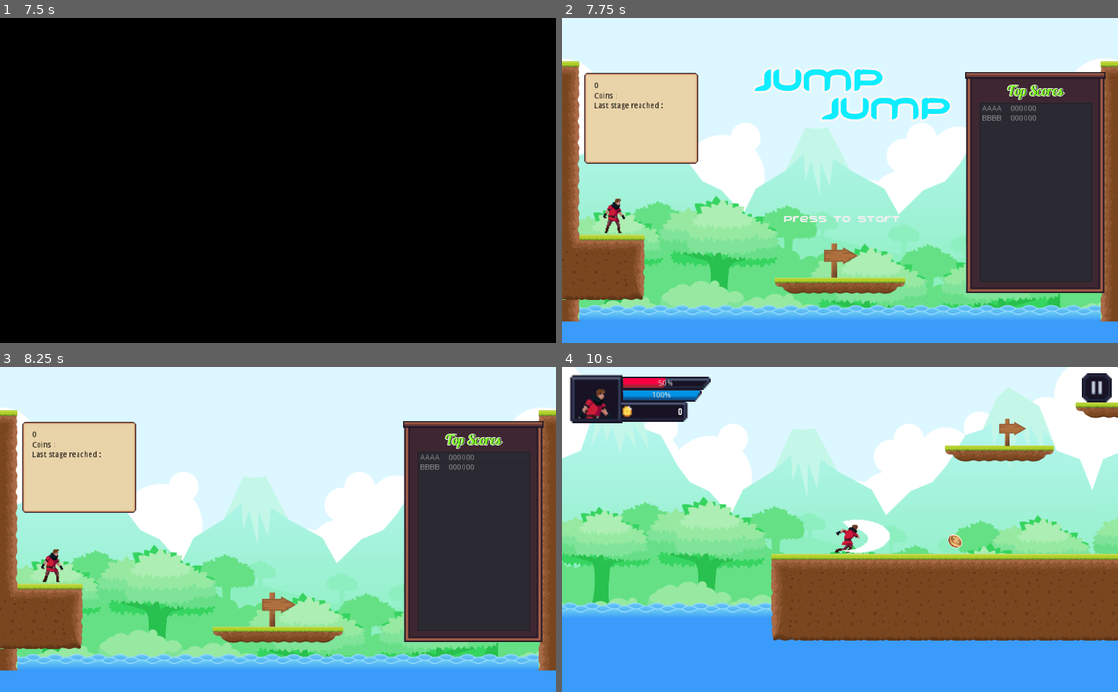
Above: before the commit, frames 1-4 (two rows, left to right).
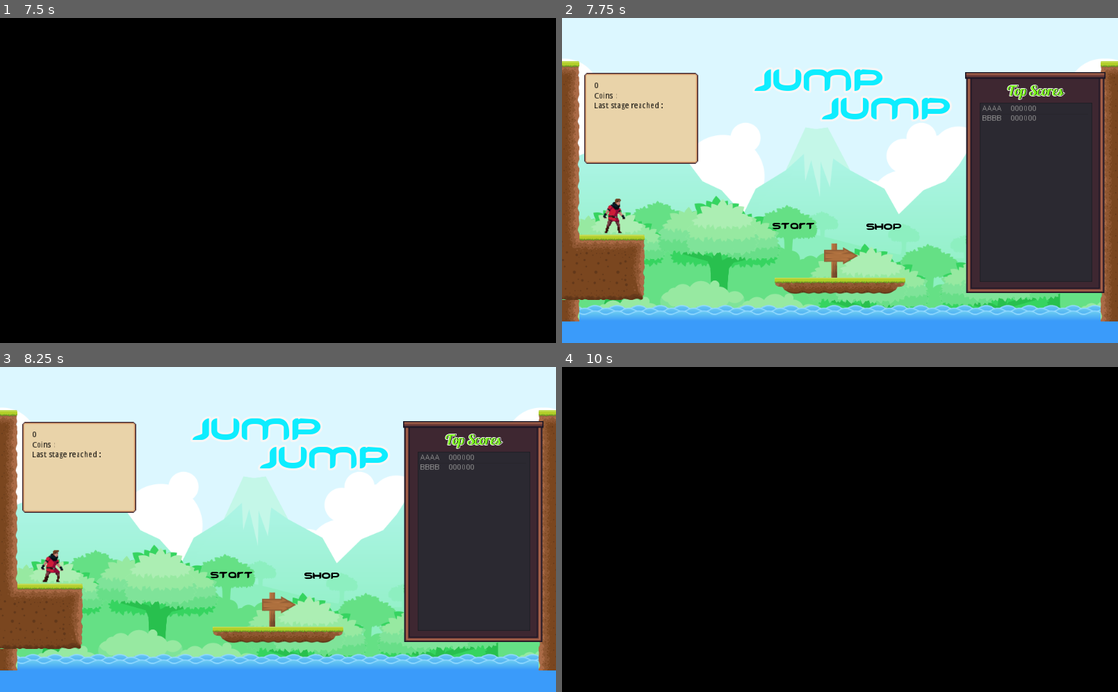
Above: after the commit, the same moments.

Repository: cyrus1127/gameDemo_jumpjump
Game: Godot game, scene res://scenes/main.tscn
The game is run twice, just before and just after one commit, with the same random seed, the same clock (stepped at 60 frames per second) and the same inputs.
Inputs (mouse positions are in pixels of both pictures, inside the frame that each line leads up to):
- Up to frame 1 (7.5 s): tap Enter at 0.5, 5.75 s; move the mouse to (400, 164) at 0.52 s; hold Right (ui_right) 0.53-1.25 s; hold Space (ui_select) 0.53-1.25 s; click (400, 164) at 0.67 s; drag from (166, 196) to (250, 245) at 1.27 s; move the mouse to (333, 109) at 2.02 s; hold Left (ui_left) 2.03-2.75 s; hold Space (ui_select) 2.03-2.75 s; click (333, 109) at 2.17 s; drag from (250, 245) to (111, 131) at 2.77 s; move the mouse to (444, 229) at 3.52 s; hold Right (ui_right) 3.53-4.25 s; hold Space (ui_select) 3.53-4.25 s; click (444, 229) at 3.67 s; drag from (111, 131) to (194, 99) at 4.27 s; tap Space (ui_select) at 5, 6.5 s; move the mouse to (305, 180) at 5.02 s; hold Right (ui_right) 5.03-5.75 s; hold Space (ui_select) 5.03-5.75 s; click (305, 180) at 5.17 s; drag from (194, 99) to (166, 196) at 5.77 s; move the mouse to (400, 164) at 6.52 s; hold Left (ui_left) 6.53-7.25 s; hold Space (ui_select) 6.53-7.25 s; click (400, 164) at 6.67 s; drag from (166, 196) to (50, 216) at 7.27 s
- Up to frame 2 (7.75 s): no input
- Up to frame 3 (8.25 s): click (278, 607) at 8 s
- Up to frame 4 (10 s): click (884, 575) at 8.75 s, where only the run after the commit has a clickable "Shop"; tap Enter at 9.5 s; move the mouse to (895, 458) at 9.52 s; hold Right (ui_right) from 9.53 s (still down); hold Space (ui_select) from 9.53 s (still down); click (895, 458) at 9.67 s

Frame 1 is identical in both runs. In frame 2, 0.4% of the frame differs, in the area x 37-62%, y 60-66%; in frame 3, 2.6%; in frame 4, 100%, in the area x 0-100%, y 0-100%.

Commit message:
implement item buy and use

Diff:
--- a/scenes/GUI/HUD.tscn
+++ b/scenes/GUI/HUD.tscn
@@ -15,23 +15,22 @@
 font_data = ExtResource( 3 )
 fallback/0 = ExtResource( 1 )
 
-[sub_resource type="StyleBoxEmpty" id=11]
-
-[sub_resource type="StyleBoxEmpty" id=12]
-
-[sub_resource type="StyleBoxEmpty" id=9]
-
-[sub_resource type="DynamicFont" id=10]
+[sub_resource type="StyleBoxEmpty" id=2]
+
+[sub_resource type="StyleBoxEmpty" id=3]
+
+[sub_resource type="StyleBoxEmpty" id=4]
+
+[sub_resource type="DynamicFont" id=5]
 size = 24
 font_data = ExtResource( 7 )
 
-[sub_resource type="InputEventAction" id=2]
-action = "ui_select"
-
-[sub_resource type="ShortCut" id=3]
-shortcut = SubResource( 2 )
-
-[sub_resource type="DynamicFont" id=4]
+[sub_resource type="InputEventAction" id=6]
+
+[sub_resource type="ShortCut" id=7]
+shortcut = SubResource( 6 )
+
+[sub_resource type="DynamicFont" id=8]
 size = 26
 outline_size = 1
 font_data = ExtResource( 4 )
@@ -86,21 +85,44 @@
 anchor_top = 0.5
 anchor_right = 0.5
 anchor_bottom = 0.5
-margin_left = -503.0
-margin_top = -133.0
-margin_right = 513.0
-margin_bottom = 277.0
-custom_styles/hover = SubResource( 11 )
-custom_styles/pressed = SubResource( 12 )
-custom_styles/normal = SubResource( 9 )
-custom_fonts/font = SubResource( 10 )
+margin_left = -151.624
+margin_top = -120.0
+margin_right = -16.6243
+margin_bottom = 290.0
+custom_styles/hover = SubResource( 2 )
+custom_styles/pressed = SubResource( 3 )
+custom_styles/normal = SubResource( 4 )
+custom_fonts/font = SubResource( 5 )
 custom_colors/font_color = Color( 0, 0, 0, 1 )
 shortcut_in_tooltip = false
 action_mode = 0
-shortcut = SubResource( 3 )
-text = "< Press to start >"
-__meta__ = {
-"_edit_lock_": true,
+shortcut = SubResource( 7 )
+text = "Start"
+clip_text = true
+__meta__ = {
+"_edit_use_anchors_": false
+}
+
+[node name="btn_shop" type="Button" parent="."]
+anchor_left = 0.5
+anchor_top = 0.5
+anchor_right = 0.5
+anchor_bottom = 0.5
+margin_left = 15.0
+margin_top = -119.0
+margin_right = 147.0
+margin_bottom = 291.0
+custom_styles/hover = SubResource( 2 )
+custom_styles/pressed = SubResource( 3 )
+custom_styles/normal = SubResource( 4 )
+custom_fonts/font = SubResource( 5 )
+custom_colors/font_color = Color( 0, 0, 0, 1 )
+shortcut_in_tooltip = false
+action_mode = 0
+shortcut = SubResource( 7 )
+text = "Shop"
+clip_text = true
+__meta__ = {
 "_edit_use_anchors_": false
 }
 
@@ -204,3 +226,4 @@
 }
 [connection signal="timeout" from="Timer_msg" to="." method="_on_Timer_msg_timeout"]
 [connection signal="pressed" from="btn_start" to="." method="_on_btn_start_pressed"]
+[connection signal="pressed" from="btn_shop" to="." method="_on_btn_shop_pressed"]
--- a/scenes/GUI/HUD_characterInfo.gd
+++ b/scenes/GUI/HUD_characterInfo.gd
@@ -5,19 +5,90 @@
 # Declare member variables here. Examples:
 # var a = 2
 # var b = "text"
-
+enum CateType{
+	Recover,
+	Equipment,
+	All
+}
+var itemIndex = 0
 
 # Called when the node enters the scene tree for the first time.
 func _ready():
+	update()
+
 	pass # Replace with function body.
-
 
 # Called every frame. 'delta' is the elapsed time since the previous frame.
 #func _process(delta):
 #	pass
+func update():
+	changeListedItem(CateType.Recover)
+	# load player backpack records
+	print("itme count : " + str(GLOBAL.playerData.items.size()))
+	if GLOBAL.playerData.items:
+		$item_info_rect/ScrollContainer/VScrollBar/ItemList.select(0)
+		_on_ItemList_item_selected(0)
+		itemIndex = 0
+	else:
+		$Control/lbl_name.text = "---"
+		$Control/lbl_name2.text = "---"
+
+	pass
+
+func getItems() -> Array:
+	var allItems := GLOBAL.playerData.items as Array
+	return allItems
+
+func changeListedItem(n_type : int):
+	#do clear all existing development items from list before add new
+	$item_info_rect/ScrollContainer/VScrollBar/ItemList.clear()
+
+	#load item list
+	var imagePath = "res://res/Texture/Food/"
+	var imageExtension = ".png"
+	var allItems = getItems()
+	if allItems:
+		for nItem in allItems:
+			#{  "name": "Wine 2", "detail":"this is food. Recover SP 20", "price": 17,  "type": "Recover", "recoverType":"sp", "value":20 , "amt":0}
+			imagePath = "res://res/Texture/Food/"
+			if nItem.type == "Equipment":
+				imagePath = "res://res/Texture/Equipment/"
+			elif nItem.type == "Weapon":
+				imagePath = "res://res/Texture/Weapon & Tool/"
+
+			var texturePath = imagePath + nItem.name + imageExtension
+			var texture = load(texturePath)
+			var amt = nItem.amt
+			$item_info_rect/ScrollContainer/VScrollBar/ItemList.add_item("x"+str(amt), texture ,true)
+
+	pass
 
 
 func _on_TextureButton_pressed():
 	emit_signal("closed")
 	hide()
 	pass # Replace with function body.
+
+
+func _on_ItemList_item_selected(index):
+	itemIndex = index
+
+	var allItems = getItems()
+	if allItems && itemIndex < allItems.size():
+		$Control/lbl_name.text = allItems[itemIndex].name
+		$Control/lbl_name2.text = allItems[itemIndex].detail
+
+	pass # Replace with function body.
+
+func _on_btn_use_button_down():
+	var allItems = getItems()
+	if allItems:
+		var curAmt = allItems[itemIndex].amt
+		if curAmt - 1 == 0:
+			allItems.remove(itemIndex)
+			itemIndex = 0 #reset the selected index
+		else:
+			allItems[itemIndex].amt -= 1
+		GLOBAL.change_sfx("fooditemUse")
+		update()
+	pass # Replace with function body.
--- a/scenes/GUI/HUD_characterInfo.tscn
+++ b/scenes/GUI/HUD_characterInfo.tscn
@@ -20,6 +20,16 @@
 [ext_resource path="res://res/GUI_set_0/imgs/board&bar/bar_fill_blue.png" type="Texture" id=18]
 [ext_resource path="res://res/GUI_set_0/imgs/buttons/btn_S_pressed.png" type="Texture" id=19]
 [ext_resource path="res://res/GUI_set_0/imgs/buttons/btn_S_off.png" type="Texture" id=20]
+[ext_resource path="res://fonts/norwester.otf" type="DynamicFontData" id=21]
+
+[sub_resource type="StyleBoxFlat" id=9]
+bg_color = Color( 0, 0, 0, 1 )
+
+[sub_resource type="DynamicFont" id=8]
+size = 10
+use_filter = true
+extra_spacing_top = -5
+font_data = ExtResource( 21 )
 
 [sub_resource type="StyleBoxFlat" id=1]
 bg_color = Color( 0.141176, 0.870588, 0.0823529, 1 )
@@ -49,6 +59,18 @@
 texture = ExtResource( 18 )
 region_rect = Rect2( 0, 0, 42, 3 )
 
+[sub_resource type="DynamicFont" id=5]
+size = 30
+font_data = ExtResource( 21 )
+
+[sub_resource type="DynamicFont" id=6]
+size = 20
+font_data = ExtResource( 21 )
+
+[sub_resource type="DynamicFont" id=7]
+size = 20
+font_data = ExtResource( 21 )
+
 [node name="HUD_node_characterInfo" type="Node2D"]
 script = ExtResource( 1 )
 
@@ -129,17 +151,33 @@
 "_edit_use_anchors_": false
 }
 
-[node name="ItemList" type="ItemList" parent="item_info_rect"]
-margin_left = 15.1456
-margin_top = 18.4902
-margin_right = 113.146
-margin_bottom = 76.4902
-items = [ "", ExtResource( 13 ), false, "", ExtResource( 14 ), false ]
-auto_height = true
+[node name="ScrollContainer" type="ScrollContainer" parent="item_info_rect"]
+margin_left = 37.0
+margin_top = 19.0
+margin_right = 194.0
+margin_bottom = 140.0
+rect_scale = Vector2( 0.5, 0.5 )
+mouse_filter = 2
+custom_styles/bg = SubResource( 9 )
+follow_focus = true
+scroll_horizontal_enabled = false
+__meta__ = {
+"_edit_use_anchors_": false
+}
+
+[node name="VScrollBar" type="VScrollBar" parent="item_info_rect/ScrollContainer"]
+margin_right = 12.0
+margin_bottom = 12.0
+
+[node name="ItemList" type="ItemList" parent="item_info_rect/ScrollContainer/VScrollBar"]
+margin_right = 157.0
+margin_bottom = 122.0
+custom_fonts/font = SubResource( 8 )
+items = [ "x1", ExtResource( 13 ), false, "x2", ExtResource( 14 ), false ]
 max_columns = 4
 same_column_width = true
-fixed_column_width = 15
-icon_scale = 0.5
+fixed_column_width = 30
+icon_mode = 0
 __meta__ = {
 "_edit_use_anchors_": false
 }
@@ -156,10 +194,19 @@
 patch_margin_right = 15
 patch_margin_bottom = 15
 __meta__ = {
+"_edit_lock_": true,
 "_edit_use_anchors_": false
 }
 
 [node name="KinematicBody2D" parent="user_info_rect" instance=ExtResource( 16 )]
+position = Vector2( 19.3201, 23.1349 )
+scale = Vector2( 0.5, 0.5 )
+z_index = 1
+speed = 0
+jump_speed = 0
+gravity = 0
+
+[node name="KinematicBody2D2" parent="user_info_rect" instance=ExtResource( 16 )]
 position = Vector2( 19.3201, 23.1349 )
 scale = Vector2( 0.5, 0.5 )
 z_index = 1
@@ -376,4 +423,57 @@
 __meta__ = {
 "_edit_use_anchors_": false
 }
+
+[node name="Control" type="Control" parent="."]
+margin_right = 40.0
+margin_bottom = 40.0
+__meta__ = {
+"_edit_use_anchors_": false
+}
+
+[node name="lbl_name" type="Label" parent="Control"]
+margin_left = 378.227
+margin_top = 213.297
+margin_right = 418.227
+margin_bottom = 227.297
+custom_fonts/font = SubResource( 5 )
+text = "XXXXX	"
+
+[node name="lbl_name2" type="Label" parent="Control"]
+margin_left = 377.0
+margin_top = 252.0
+margin_right = 521.0
+margin_bottom = 367.0
+custom_fonts/font = SubResource( 6 )
+text = "XXXXXX"
+autowrap = true
+__meta__ = {
+"_edit_use_anchors_": false
+}
+
+[node name="btn_use" type="TextureButton" parent="Control"]
+margin_left = 395.639
+margin_top = 424.176
+margin_right = 505.639
+margin_bottom = 464.176
+texture_normal = ExtResource( 8 )
+texture_pressed = ExtResource( 6 )
+expand = true
+__meta__ = {
+"_edit_use_anchors_": false
+}
+
+[node name="lbl_" type="Label" parent="Control/btn_use"]
+margin_right = 110.0
+margin_bottom = 32.0
+custom_fonts/font = SubResource( 7 )
+text = "Use"
+align = 1
+valign = 1
+__meta__ = {
+"_edit_lock_": true,
+"_edit_use_anchors_": false
+}
+[connection signal="item_selected" from="item_info_rect/ScrollContainer/VScrollBar/ItemList" to="." method="_on_ItemList_item_selected"]
 [connection signal="pressed" from="TextureButton" to="." method="_on_TextureButton_pressed"]
+[connection signal="button_down" from="Control/btn_use" to="." method="_on_btn_use_button_down"]
--- a/scenes/GUI/HUD_level.tscn
+++ b/scenes/GUI/HUD_level.tscn
@@ -365,6 +365,7 @@
 [connection signal="closed" from="HUD_node_characterInfo" to="." method="_on_HUD_node_characterInfo_closed"]
 [connection signal="item_selected" from="HUD_node_shopView" to="." method="_on_HUD_node_shopView_item_selected"]
 [connection signal="shop_closed" from="HUD_node_shopView" to="." method="_on_HUD_node_shopView_shop_closed"]
+[connection signal="userInfo_changed" from="HUD_node_shopView" to="." method="_on_HUD_node_shopView_userInfo_changed"]
 [connection signal="timeout" from="timer_reborn" to="." method="_on_timer_reborn_timeout"]
 [connection signal="pressed" from="TextureButton" to="." method="_on_TextureButton_pressed"]
 [connection signal="pressed" from="CharacterInfo_short" to="." method="_on_btn_trigger_pressed"]
--- /dev/null
+++ b/scenes/GUI/HUD_msgBox.gd
@@ -0,0 +1,24 @@
+extends Node2D
+
+
+# Declare member variables here. Examples:
+# var a = 2
+# var b = "text"
+
+
+# Called when the node enters the scene tree for the first time.
+func _ready():
+	pass # Replace with function body.
+
+
+# Called every frame. 'delta' is the elapsed time since the previous frame.
+#func _process(delta):
+#	pass
+func showMsg(var n_msg):
+	$msg_box/lbl_contents.text = n_msg
+	show()
+	pass
+
+func _on_btn_msgbox_close_button_down():
+	hide()
+	pass # Replace with function body.
--- /dev/null
+++ b/scenes/GUI/HUD_msgBox.tscn
@@ -0,0 +1,105 @@
+[gd_scene load_steps=10 format=2]
+
+[ext_resource path="res://scenes/GUI/HUD_msgBox.gd" type="Script" id=1]
+[ext_resource path="res://res/GUI_set_0/imgs/buttons/btn_M_pressed.png" type="Texture" id=4]
+[ext_resource path="res://res/GUI_set_0/imgs/buttons/btn_M_on.png" type="Texture" id=6]
+[ext_resource path="res://fonts/norwester.otf" type="DynamicFontData" id=15]
+[ext_resource path="res://fonts/Lobster_1.3.otf" type="DynamicFontData" id=16]
+[ext_resource path="res://res/GUI_set_0/imgs/board&bar/board_2.png" type="Texture" id=17]
+
+[sub_resource type="DynamicFont" id=1]
+size = 22
+font_data = ExtResource( 15 )
+
+[sub_resource type="DynamicFont" id=2]
+font_data = ExtResource( 15 )
+fallback/0 = ExtResource( 16 )
+
+[sub_resource type="DynamicFont" id=3]
+size = 13
+use_filter = true
+font_data = ExtResource( 15 )
+
+[node name="HUD_node_msg_box" type="Node2D"]
+script = ExtResource( 1 )
+
+[node name="ColorRect" type="ColorRect" parent="."]
+margin_left = -8.0
+margin_top = -8.0
+margin_right = 1029.0
+margin_bottom = 605.0
+color = Color( 0, 0, 0, 0.192157 )
+__meta__ = {
+"_edit_use_anchors_": false
+}
+
+[node name="msg_box" type="NinePatchRect" parent="."]
+margin_left = 392.0
+margin_top = 224.0
+margin_right = 531.0
+margin_bottom = 304.0
+rect_scale = Vector2( 2, 2 )
+texture = ExtResource( 17 )
+region_rect = Rect2( 5, 5, 5, 5 )
+__meta__ = {
+"_edit_use_anchors_": false
+}
+
+[node name="lbl_title" type="Label" parent="msg_box"]
+margin_left = 44.0
+margin_top = 4.0
+margin_right = 137.0
+margin_bottom = 36.0
+rect_scale = Vector2( 0.5, 0.5 )
+custom_fonts/font = SubResource( 1 )
+custom_colors/font_color = Color( 0, 0, 0, 1 )
+text = "Warning"
+align = 1
+valign = 1
+__meta__ = {
+"_edit_use_anchors_": false
+}
+
+[node name="lbl_contents" type="Label" parent="msg_box"]
+margin_left = 8.0
+margin_top = 26.0
+margin_right = 256.0
+margin_bottom = 74.0
+rect_scale = Vector2( 0.5, 0.5 )
+custom_fonts/font = SubResource( 2 )
+custom_colors/font_color = Color( 0.0588235, 0.0313726, 0.0313726, 1 )
+text = "{msg}"
+align = 1
+valign = 1
+autowrap = true
+__meta__ = {
+"_edit_use_anchors_": false
+}
+
+[node name="btn_msgbox_close" type="TextureButton" parent="msg_box"]
+margin_left = 48.0
+margin_top = 56.0
+margin_right = 92.0
+margin_bottom = 76.0
+texture_normal = ExtResource( 6 )
+texture_pressed = ExtResource( 4 )
+expand = true
+stretch_mode = 4
+__meta__ = {
+"_edit_use_anchors_": false
+}
+
+[node name="Label" type="Label" parent="msg_box/btn_msgbox_close"]
+margin_left = 1.5
+margin_top = 0.5
+margin_right = 41.5
+margin_bottom = 16.5
+custom_fonts/font = SubResource( 3 )
+text = "OK"
+align = 1
+valign = 1
+__meta__ = {
+"_edit_lock_": true,
+"_edit_use_anchors_": false
+}
+[connection signal="button_down" from="msg_box/btn_msgbox_close" to="." method="_on_btn_msgbox_close_button_down"]
--- a/scenes/GUI/HUD_shopList.gd
+++ b/scenes/GUI/HUD_shopList.gd
@@ -2,6 +2,7 @@
 
 signal shop_closed
 signal item_selected
+signal userInfo_changed
 
 enum CateType{
 	Recover,
@@ -10,7 +11,8 @@
 }
 
 # Declare member variables here. Examples:
-var toLetAmt = 0
+var toLetAmt = 1
+var toLetindex = 0
 
 
 # Called when the node enters the scene tree for the first time.
@@ -21,7 +23,7 @@
 	if allItems:
 		$item_info_rect/ScrollContainer/VScrollBar/ItemList.select(0)
 		_on_ItemList_item_selected(0)
-
+		toLetindex = 0
 
 	pass # Replace with function body.
 
@@ -64,7 +66,7 @@
 
 func _on_ItemList_item_selected(index):
 	emit_signal("item_selected",index)
-
+	toLetindex = index
 	toLetAmt = 1
 	updateAmt()
 
@@ -97,6 +99,36 @@
 
 
 func _on_btn_buy_button_down():
+	#{  "name": "Wine 2", "detail":"this is food. Recover SP 20", "price": 17,  "type": "Recover", "recoverType":"sp", "value":20 , "amt":0}
+	var toBuyItemD = getItems()[toLetindex]
+
+	#check balance
+	if GLOBAL.playerData.balance - (toLetAmt * toBuyItemD.price ) >= 0 :
+		if GLOBAL.playerData.items.size() == 0 :
+			toBuyItemD["amt"] = toLetAmt
+			GLOBAL.playerData.items.push_back(toBuyItemD)
+			GLOBAL.change_sfx("buysell")
+		else :
+			var findItem = null
+			for extItem in GLOBAL.playerData.items :
+				if extItem.name == toBuyItemD.name :
+					findItem = extItem
+					break
+
+			if findItem:
+				findItem.amt += toLetAmt
+			else : #no existing item
+				toBuyItemD["amt"] = toLetAmt
+				GLOBAL.playerData.items.push_back(toBuyItemD)
+			GLOBAL.change_sfx("buysell")
+		GLOBAL.playerData.balance -= (toLetAmt * toBuyItemD.price )
+		$HUD_node_msg_box.showMsg(toBuyItemD.name + " x" + str(toLetAmt) + " in your bag !")
+		emit_signal("userInfo_changed")
+	else :
+		$HUD_node_msg_box.showMsg("balance not enough")
+
+
 	toLetAmt = 1
 	updateAmt()
+
 	pass # Replace with function body.
--- a/scenes/GUI/HUD_shopList.tscn
+++ b/scenes/GUI/HUD_shopList.tscn
@@ -15,9 +15,16 @@
 [ext_resource path="res://res/GUI_set_0/imgs/board&bar/settingbar_holder.png" type="Texture" id=13]
 [ext_resource path="res://res/GUI_set_0/imgs/icon_arrow_left.png" type="Texture" id=14]
 [ext_resource path="res://fonts/norwester.otf" type="DynamicFontData" id=15]
+[ext_resource path="res://scenes/GUI/HUD_msgBox.tscn" type="PackedScene" id=16]
 
 [sub_resource type="StyleBoxFlat" id=1]
 bg_color = Color( 0, 0, 0, 1 )
+
+[sub_resource type="DynamicFont" id=5]
+size = 10
+use_filter = true
+extra_spacing_top = -5
+font_data = ExtResource( 15 )
 
 [sub_resource type="DynamicFont" id=2]
 size = 30
@@ -116,8 +123,9 @@
 [node name="ScrollContainer" type="ScrollContainer" parent="item_info_rect"]
 margin_left = 47.0
 margin_top = 20.0
-margin_right = 114.0
-margin_bottom = 79.0
+margin_right = 184.0
+margin_bottom = 139.0
+rect_scale = Vector2( 0.5, 0.5 )
 mouse_filter = 2
 custom_styles/bg = SubResource( 1 )
 follow_focus = true
@@ -131,16 +139,17 @@
 margin_bottom = 12.0
 
 [node name="ItemList" type="ItemList" parent="item_info_rect/ScrollContainer/VScrollBar"]
-margin_right = 67.0
-margin_bottom = 59.0
+margin_right = 137.0
+margin_bottom = 119.0
 size_flags_horizontal = 2
 size_flags_vertical = 2
-items = [ "", ExtResource( 7 ), false, "", ExtResource( 8 ), false ]
-max_columns = 2
+custom_fonts/font = SubResource( 5 )
+items = [ "$1", ExtResource( 7 ), false, "$10", ExtResource( 8 ), false ]
+max_columns = 4
 same_column_width = true
-fixed_column_width = 17
+fixed_column_width = 25
 icon_mode = 0
-icon_scale = 0.6
+icon_scale = 0.8
 __meta__ = {
 "_edit_use_anchors_": false
 }
@@ -295,6 +304,9 @@
 "_edit_lock_": true,
 "_edit_use_anchors_": false
 }
+
+[node name="HUD_node_msg_box" parent="." instance=ExtResource( 16 )]
+visible = false
 [connection signal="changed" from="item_info_rect/ScrollContainer/VScrollBar" to="." method="_on_VScrollBar_changed"]
 [connection signal="item_selected" from="item_info_rect/ScrollContainer/VScrollBar/ItemList" to="." method="_on_ItemList_item_selected"]
 [connection signal="pressed" from="TextureButton" to="." method="_on_TextureButton_pressed"]
--- a/scenes/Level/level_safe.gd
+++ b/scenes/Level/level_safe.gd
@@ -50,7 +50,7 @@
 
 func _on_GoalArea2D_player_in():
 #	go next level
-	get_tree().change_scene("res://scens/game.tscn")
+	GLOBAL.next_scene()
 	pass # Replace with function body.
 
 
@@ -72,3 +72,8 @@
 func _on_HUD_level_meun_closed():
 	$Player_RigidBody2D.resume()
 	pass # Replace with function body.
+
+
+func _on_EscArea2D_player_in():
+	GLOBAL.back_to_title(true)
+	pass # Replace with function body.
--- a/scenes/Level/level_safe.tscn
+++ b/scenes/Level/level_safe.tscn
@@ -75,6 +75,10 @@
 [node name="GoalArea2D" parent="." instance=ExtResource( 7 )]
 position = Vector2( 670.225, 438.536 )
 
+[node name="EscArea2D" parent="." instance=ExtResource( 7 )]
+position = Vector2( -109.37, 438.536 )
+scale = Vector2( -1, 1 )
+
 [node name="DeadArea2D" parent="." instance=ExtResource( 6 )]
 [connection signal="btn_pressed_backtotitle" from="HUD_level" to="." method="_on_HUD_level_btn_pressed_backtotitle"]
 [connection signal="btn_pressed_nextlevel" from="HUD_level" to="." method="_on_HUD_level_btn_pressed_nextlevel"]
@@ -84,4 +88,5 @@
 [connection signal="player_in_Shop" from="ItemShop" to="." method="_on_ItemShop_player_in_Shop"]
 [connection signal="player_leave_Shop" from="ItemShop" to="." method="_on_ItemShop_player_leave_Shop"]
 [connection signal="player_in" from="GoalArea2D" to="." method="_on_GoalArea2D_player_in"]
+[connection signal="player_in" from="EscArea2D" to="." method="_on_EscArea2D_player_in"]
 [connection signal="player_in" from="DeadArea2D" to="." method="_on_DeadArea2D_player_in"]
--- a/scenes/_GLOBAL.tscn
+++ b/scenes/_GLOBAL.tscn
@@ -7,6 +7,8 @@
 [ext_resource path="res://res/audios/CasualGameSounds/DM-CGS-17.wav" type="AudioStream" id=5]
 [ext_resource path="res://res/audios/CasualGameSounds/DM-CGS-12.wav" type="AudioStream" id=6]
 [ext_resource path="res://res/audios/CasualGameSounds/DM-CGS-39.wav" type="AudioStream" id=7]
+[ext_resource path="res://res/audios/CasualGameSounds/DM-CGS-20.wav" type="AudioStream" id=8]
+[ext_resource path="res://res/audios/CasualGameSounds/DM-CGS-32.wav" type="AudioStream" id=9]
 
 [node name="CanvasLayer" type="CanvasLayer"]
 layer = 5
@@ -47,3 +49,9 @@
 
 [node name="attack1" type="AudioStreamPlayer2D" parent="sfx"]
 stream = ExtResource( 7 )
+
+[node name="buysell" type="AudioStreamPlayer2D" parent="sfx"]
+stream = ExtResource( 8 )
+
+[node name="fooditemUse" type="AudioStreamPlayer2D" parent="sfx"]
+stream = ExtResource( 9 )
--- a/scenes/scripts/HUD.gd
+++ b/scenes/scripts/HUD.gd
@@ -1,5 +1,6 @@
 extends CanvasLayer
 signal start_game
+signal go_shop
 
 # Declare member variables here. Examples:
 
@@ -47,3 +48,8 @@
 	$btn_start.hide()
 	emit_signal("start_game")
 	pass # Replace with function body.
+
+
+func _on_btn_shop_pressed():
+	emit_signal("go_shop")
+	pass # Replace with function body.
--- a/scenes/scripts/HUD_level.gd
+++ b/scenes/scripts/HUD_level.gd
@@ -22,7 +22,7 @@
 func _ready():
 	update_hp(init_hp)
 	update_sp(init_sp)
-	update_coin(GLOBAL)
+	update_coin(GLOBAL.playerData.balance)
 	$panel_result.hide()
 
 	if touchEnable :
@@ -122,6 +122,7 @@
 func _on_btn_trigger_pressed():
 	emit_signal("character_info_onshow")
 	$HUD_node_characterInfo.show()
+	$HUD_node_characterInfo.update()
 	$Control.hide()
 	$CharacterInfo_short.hide()
 	pass # Replace with function body.
@@ -133,3 +134,8 @@
 		$Control.show()
 	$CharacterInfo_short.show()
 	pass # Replace with function body.
+
+
+func _on_HUD_node_shopView_userInfo_changed():
+	update_coin(GLOBAL.playerData.balance)
+	pass # Replace with function body.
--- a/scenes/scripts/title.gd
+++ b/scenes/scripts/title.gd
@@ -33,6 +33,12 @@
 	GLOBAL.next_scene()
 	pass
 
+
+func _on_HUD_go_shop():
+	GLOBAL._next_scene("shop")
+	pass # Replace with function body.
+
+
 func _on_Timer_start_timeout():
 	$Timer_mob.start()
 	$Timer_score.start()
--- a/scenes/title.tscn
+++ b/scenes/title.tscn
@@ -80,4 +80,5 @@
 [connection signal="timeout" from="Timer_mob" to="." method="_on_Timer_mob_timeout"]
 [connection signal="timeout" from="Timer_score" to="." method="_on_Timer_score_timeout"]
 [connection signal="timeout" from="Timer_start" to="." method="_on_Timer_start_timeout"]
+[connection signal="go_shop" from="HUD" to="." method="_on_HUD_go_shop"]
 [connection signal="start_game" from="HUD" to="." method="new_game"]
--- a/scripts/_GLOBAL.gd
+++ b/scripts/_GLOBAL.gd
@@ -77,9 +77,12 @@
 #	get_tree().paused = false
 	pass
 
-func back_to_title() -> void:
-
+func back_to_title(var dataSave : bool = false ) -> void:
 	_next_scene("title")
+	if dataSave:
+		save_game()
+
+
 
 func next_scene() -> void:
 
--- a/scripts/playerData.gd
+++ b/scripts/playerData.gd
@@ -13,7 +13,7 @@
 var sheld_id = -1
 var headware_id = -1
 var bodyware_id = -1
-var items = []
+var items : Array = []
 
 
 func _init():
Not shown: 1 places in scenes/GUI/HUD.tscn that only renumber resources
Not shown: 1 places in scenes/GUI/HUD_characterInfo.tscn that only renumber resources
Not shown: 1 places in scenes/GUI/HUD_shopList.tscn that only renumber resources
Not shown: 1 places in scenes/_GLOBAL.tscn that only renumber resources
